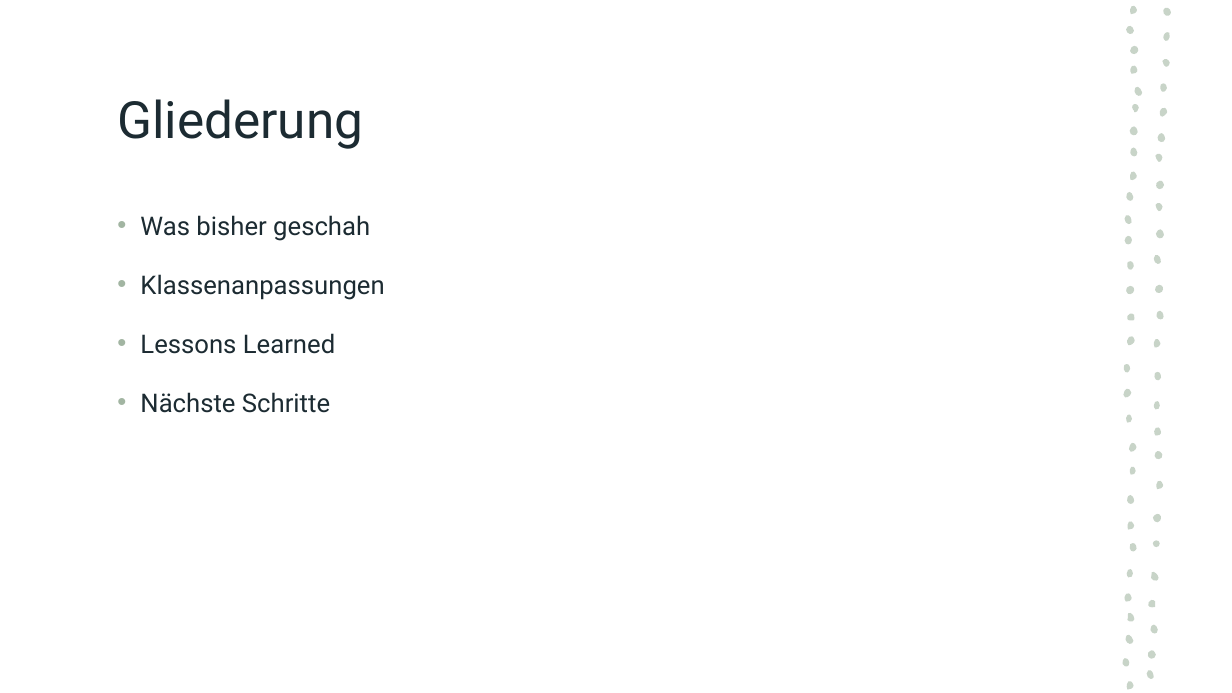
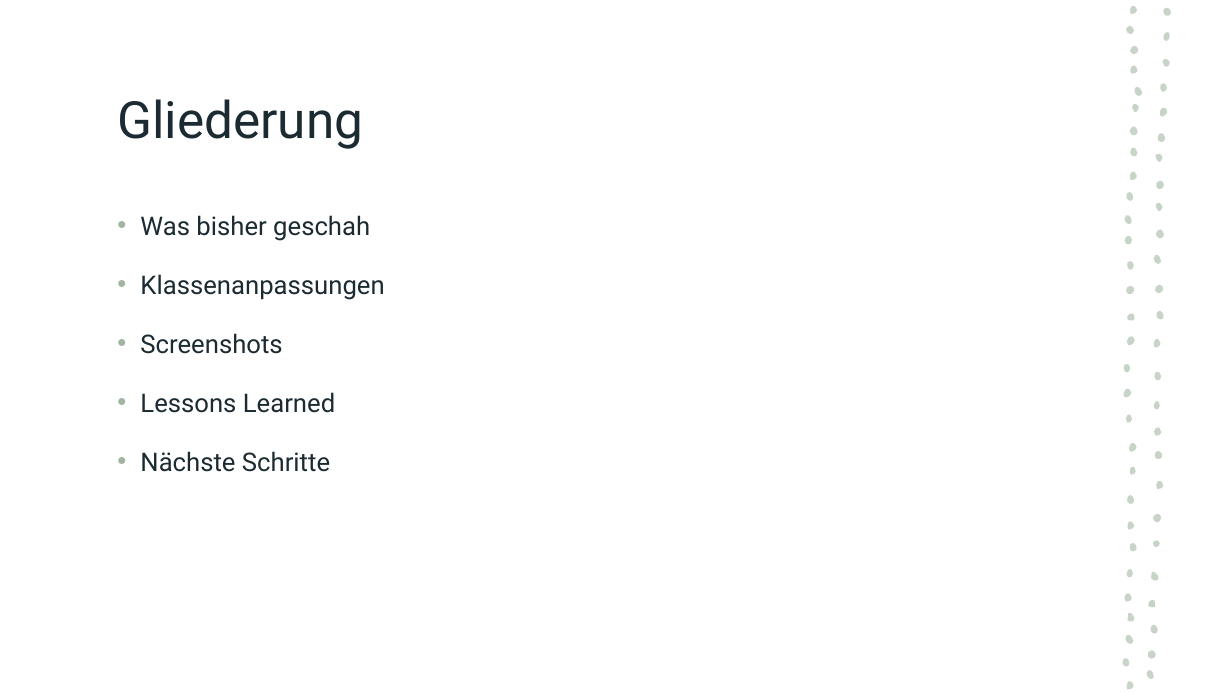
Before and after one commit to fh-erfurt/AICard, a slide deck: slide 2 of Präsentationen/Präsentation5.ppsx. Drawn at 1232x693 pixels with LibreOffice and Linux fonts; fonts in the diff are those of the drawing. Boxes give left, top, right and bottom in pixels: in the first picture for what was removed or moved away, otherwise in the second. Text is boxed around its words. In the diff, an @@ line names an element or a change of style, - is before the commit and + after.

Commit message:
Präsentation 5 Updated

```diff
--- a/Präsentationen/Präsentation5.ppsx
+++ b/Präsentationen/Präsentation5.ppsx
@@ text at (140, 333, 282, 354): paragraph added @@
+• Screenshots
```
Also in this commit, not shown: 6 slides added.
